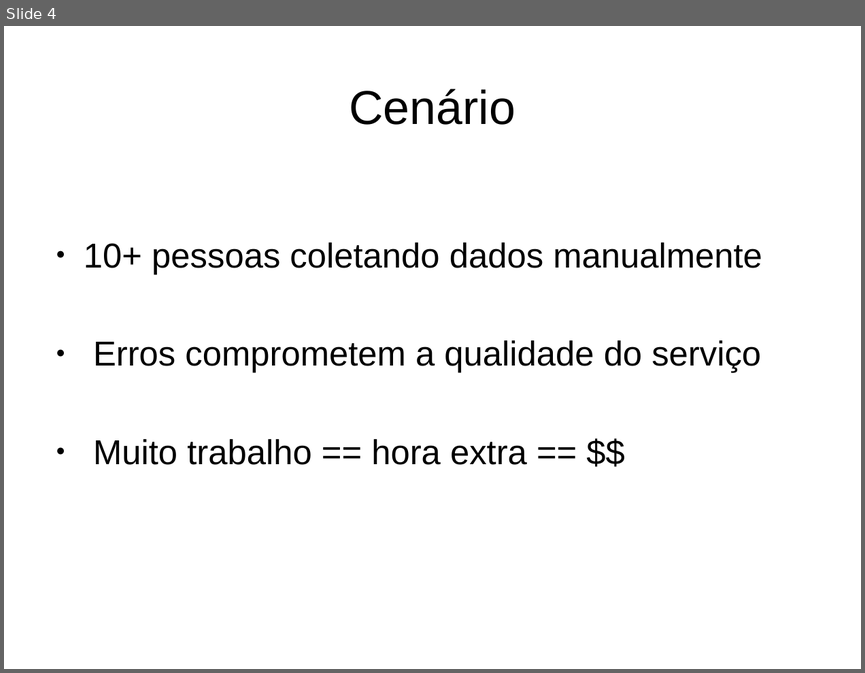
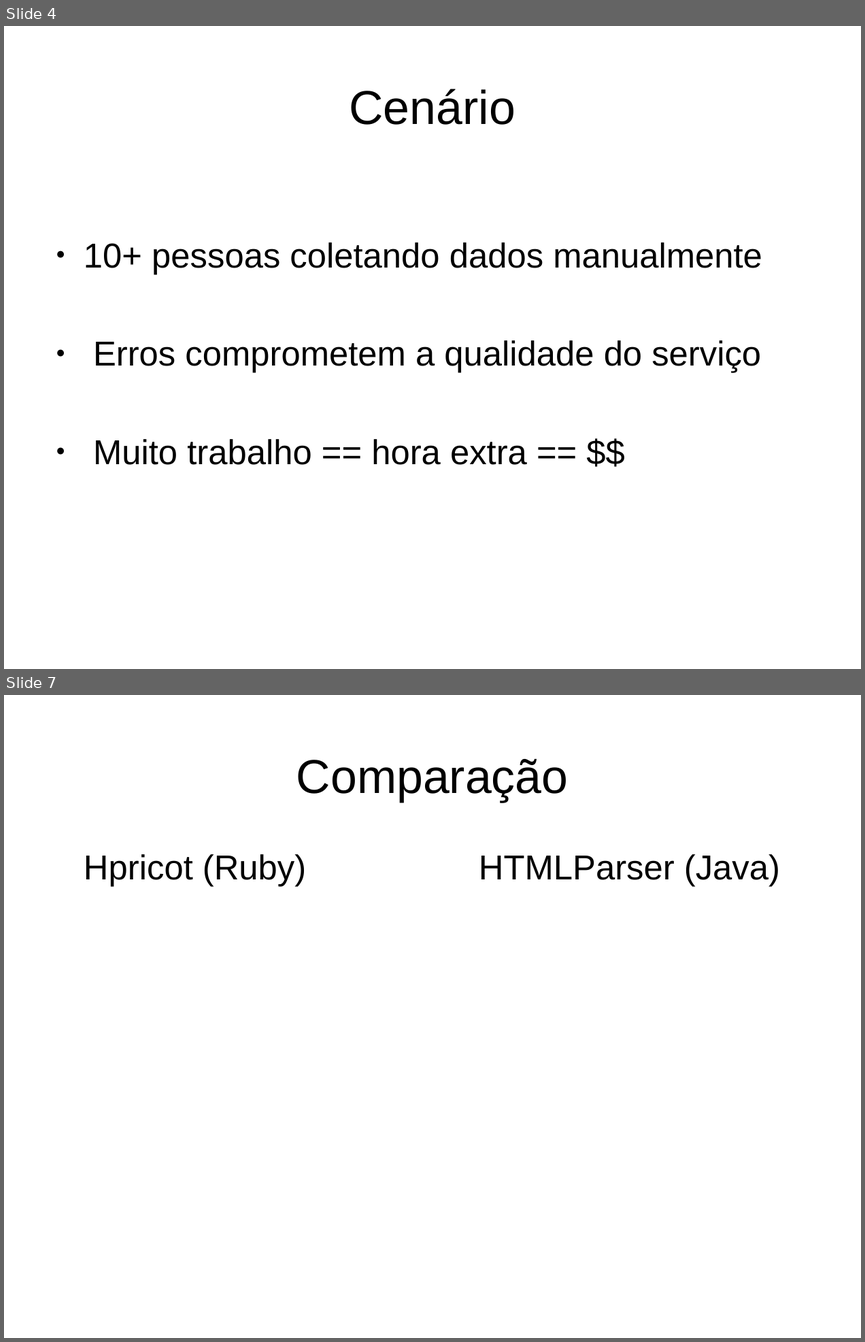
Before and after one commit to jonasfa/hpricot_gurusp, a slide deck: Hpricot guru-sp.odp. Shown one above the other, each under a label of ours: slide 4 before the commit, slides 4 and 7 after it; the slides between them are not shown. The pictures are 865x673 and 865x1342 pixels, drawn with LibreOffice and Linux fonts; fonts in the diff are those of the drawing; background and template pictures are left out. Boxes give left, top, right and bottom in pixels: in the first picture for what was removed or moved away, otherwise in the second. Text is boxed around its words. In the diff, an @@ line names an element or a change of style, - is before the commit and + after.

```diff
--- a/Hpricot guru-sp.odp
+++ b/Hpricot guru-sp.odp
@@ slide 7 added at (x1=4, y1=695, x2=861, y2=1338), background #FFFFFF @@
@@ title added at (x1=296, y1=759, x2=568, y2=802), 44 pt, text #000000 @@
+Comparação
@@ text added at (x1=84, y1=854, x2=306, y2=887), 32 pt, text #000000 @@
+Hpricot (Ruby)
@@ text added at (x1=479, y1=854, x2=780, y2=887), 32 pt, text #000000 @@
+HTMLParser (Java)
```
Also in this commit, not shown: 1 slide changed, 3 other slides added.
